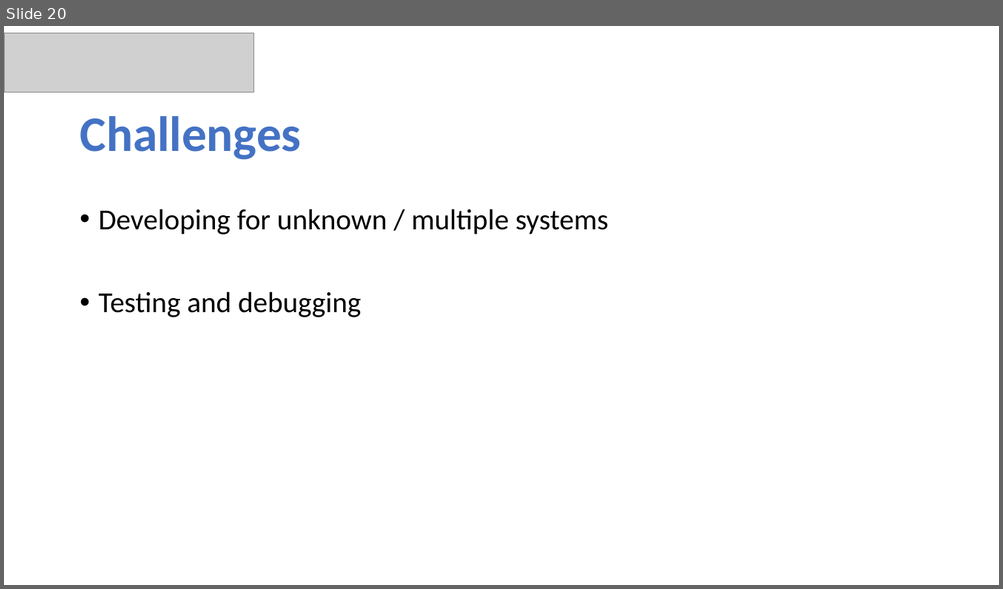
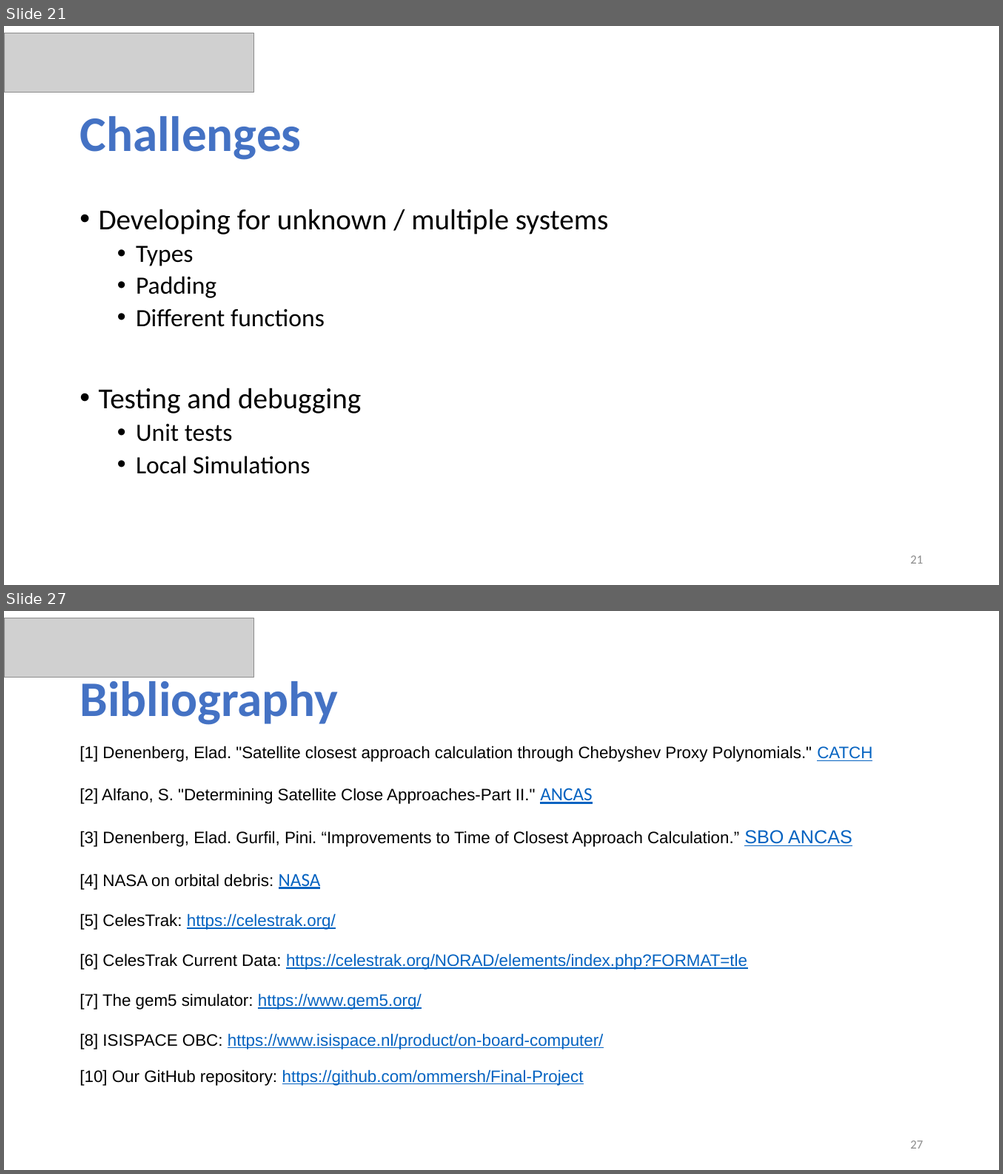
Before and after one commit to ommersh/Final-Project, a slide deck: Capstone Project Phase B–23-2-D-17.pptx. Shown one above the other, each under a label of ours: slide 20 before the commit, slides 21 and 27 after it; the slides between them are not shown. The pictures are 1003x589 and 1003x1174 pixels, drawn with LibreOffice and Linux fonts; fonts in the diff are those of the drawing; grey boxes stand for pictures. Boxes give left, top, right and bottom in pixels: in the first picture for what was removed or moved away, otherwise in the second. Text is boxed around its words. In the diff, an @@ line names an element or a change of style, - is before the commit and + after.

```diff
--- a/Capstone Project Phase B–23-2-D-17.pptx
+++ b/Capstone Project Phase B–23-2-D-17.pptx
@@ slide 27 added at bbox=[4, 611, 999, 1170], background #FFFFFF @@
@@ picture added at bbox=[4, 618, 254, 677] @@
@@ title added at bbox=[79, 675, 338, 725], 48 pt, text #4472C4, bold @@
+Bibliography
@@ text added at bbox=[79, 746, 872, 1086], 16 pt, text #000000 @@
+[1] Denenberg, Elad. "Satellite closest approach calculation through Chebyshev Proxy Polynomials." CATCH
+[2] Alfano, S. "Determining Satellite Close Approaches-Part II." ANCAS
+[3] Denenberg, Elad. Gurfil, Pini. “Improvements to Time of Closest Approach Calculation.” SBO ANCAS
+[4] NASA on orbital debris: NASA
+[5] CelesTrak: https://celestrak.org/
+[6] CelesTrak Current Data: https://celestrak.org/NORAD/elements/index.php?FORMAT=tle
+[7] The gem5 simulator: https://www.gem5.org/
+[8] ISISPACE OBC: https://www.isispace.nl/product/on-board-computer/
+[10] Our GitHub repository: https://github.com/ommersh/Final-Project
@@ page number added at bbox=[910, 1141, 922, 1149], 12 pt, text #8C8C8C @@
+27
@@ what was slide 20 is now slide 21 @@
@@ slide 21 changed as well @@
@@ text at bbox=[136, 246, 324, 327]: paragraphs added @@
+  • Types
+  • Padding
+  • Different functions
@@ text at bbox=[136, 424, 310, 474]: paragraphs added @@
+  • Unit tests
+  • Local Simulations
@@ page number added at bbox=[910, 556, 922, 564], 12 pt, text #8C8C8C @@
+21
```
Also in this commit, not shown: 18 other slides changed, 7 other slides added, 2 slides removed, 2 other files.
